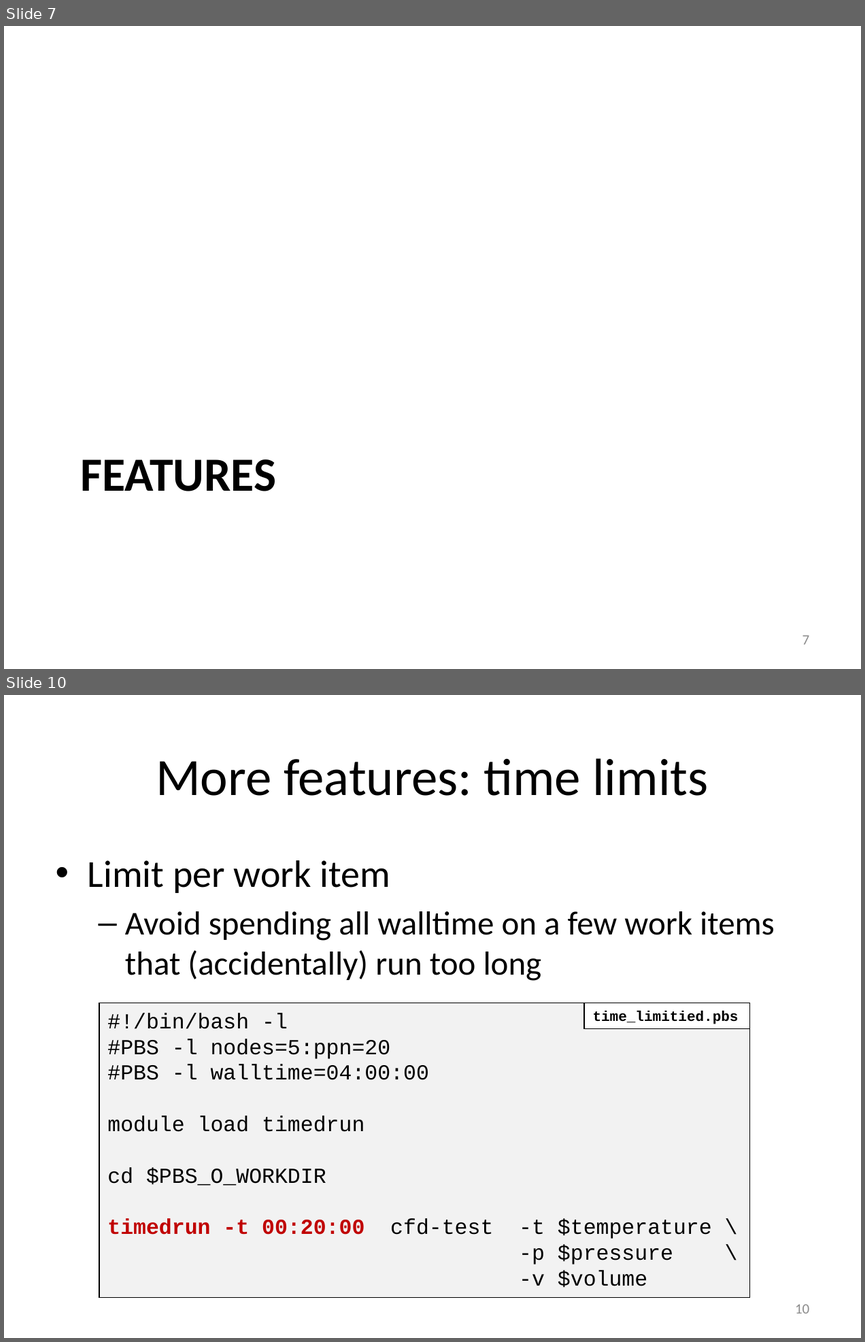
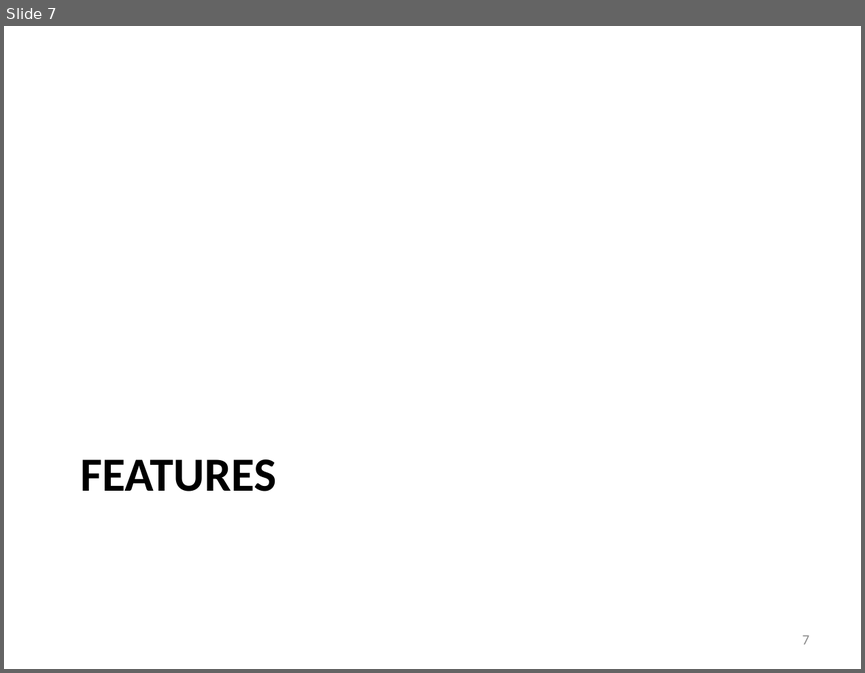
Before and after one commit to gjbex/atools, a slide deck: atools.pptx. Shown one above the other, each under a label of ours: slides 7 and 10 before the commit, slide 7 after it; the slides between them are not shown. The pictures are 865x1342 and 865x673 pixels, drawn with LibreOffice and Linux fonts; fonts in the diff are those of the drawing. Boxes give left, top, right and bottom in pixels: in the first picture for what was removed or moved away, otherwise in the second. Text is boxed around its words. In the diff, an @@ line names an element or a change of style, - is before the commit and + after.

```diff
--- a/atools.pptx
+++ b/atools.pptx
@@ slide 10 removed at (x1=4, y1=695, x2=861, y2=1338), background #FFFFFF @@
@@ title removed at (x1=156, y1=758, x2=708, y2=796) @@
-More features: time limits
@@ text removed at (x1=88, y1=860, x2=774, y2=981) @@
-• Limit per work item
-  – Avoid spending all walltime on a few work items that (accidentally) run too long
@@ rectangle removed at (x1=99, y1=1002, x2=749, y2=1297) @@
-#!/bin/bash -l
-#PBS -l nodes=5:ppn=20
-#PBS -l walltime=04:00:00
-module load timedrun
-cd $PBS_O_WORKDIR
-timedrun -t 00:20:00 cfd-test -t $temperature \
--p $pressure \
--v $volume
@@ rectangle removed at (x1=584, y1=1002, x2=749, y2=1028) @@
-time_limitied.pbs
@@ page number removed at (x1=795, y1=1304, x2=809, y2=1313) @@
-10
```
Also in this commit, not shown: 6 slides changed, 3 slides added, 1 other slide removed.
